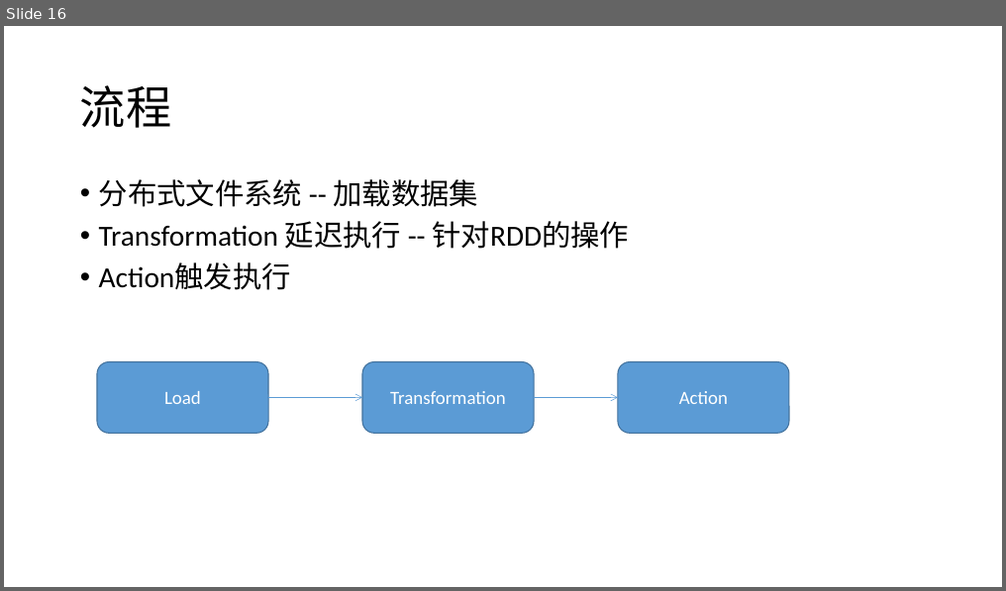
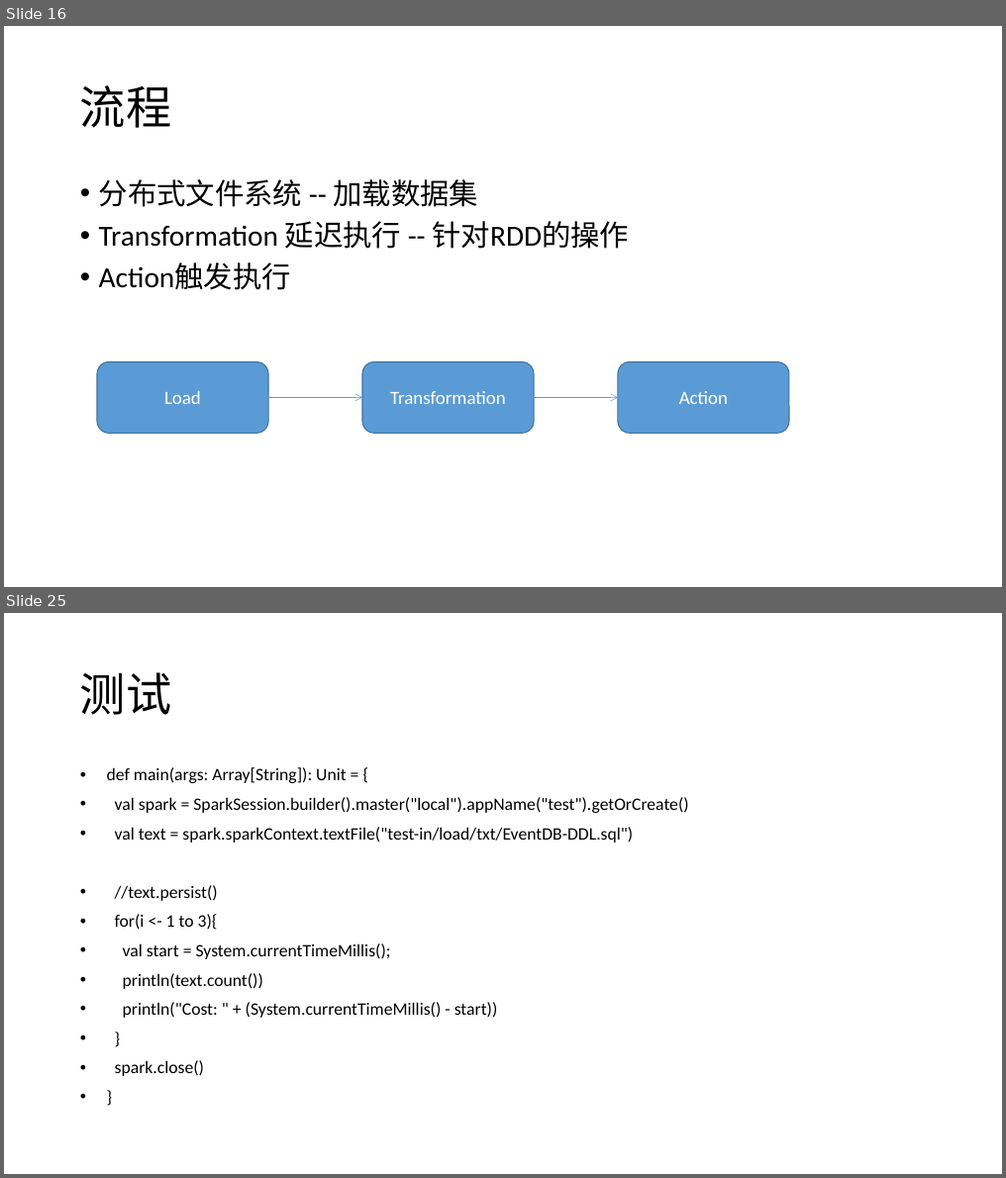
Before and after one commit to zhangpanfeng/darren-spark, a slide deck: doc/Spark.pptx. Shown one above the other, each under a label of ours: slide 16 before the commit, slides 16 and 25 after it; the slides between them are not shown. The pictures are 1006x591 and 1006x1178 pixels, drawn with LibreOffice and Linux fonts; fonts in the diff are those of the drawing. Boxes give left, top, right and bottom in pixels: in the first picture for what was removed or moved away, otherwise in the second. Text is boxed around its words. In the diff, an @@ line names an element or a change of style, - is before the commit and + after.

```diff
--- a/doc/Spark.pptx
+++ b/doc/Spark.pptx
@@ slide 25 added at bbox=[4, 613, 1002, 1174], background #FFFFFF @@
@@ title added at bbox=[80, 672, 171, 715], 44 pt, text #000000 @@
+测试
@@ text added at bbox=[107, 767, 688, 1076], 16.8 pt, text #000000 @@
+• def main(args: Array[String]): Unit = {
+• val spark = SparkSession.builder().master("local").appName("test").getOrCreate()
+• val text = spark.sparkContext.textFile("test-in/load/txt/EventDB-DDL.sql")
+• //text.persist()
+• for(i <- 1 to 3){
+• val start = System.currentTimeMillis();
+• println(text.count())
+• println("Cost: " + (System.currentTimeMillis() - start))
+• }
+• spark.close()
+• }
```
Also in this commit, not shown: 1 slide changed, 9 other slides added, 2 other files.
